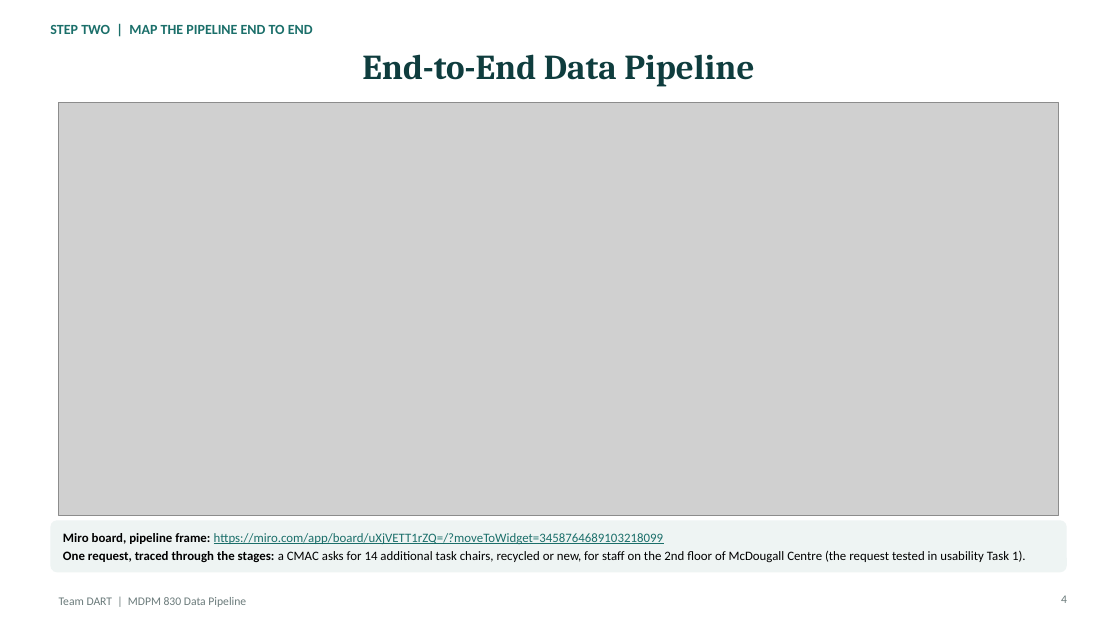
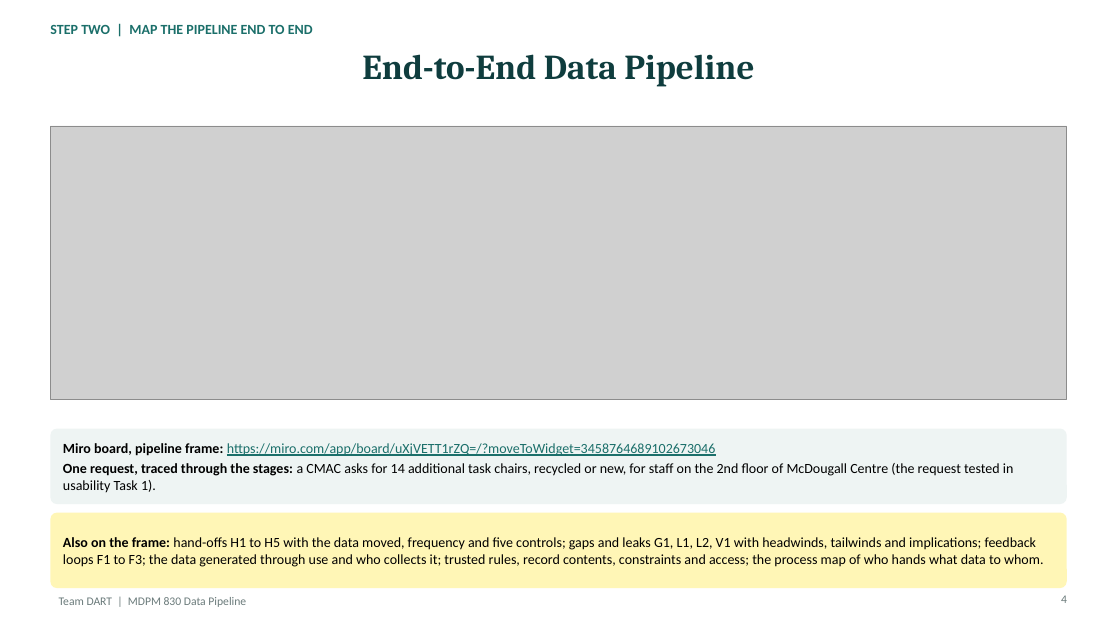
Before and after one commit to teminicrownpro-max/Adekunle-Adeniji, a slide deck: slide 1 of MDPM 830/Data Pipeline/Ade_Slides_4_and_5_Pipeline.pptx. Drawn at 1120x630 pixels with LibreOffice and Linux fonts; fonts in the diff are those of the drawing; grey boxes stand for pictures. Boxes give left, top, right and bottom in pixels: in the first picture for what was removed or moved away, otherwise in the second. Text is boxed around its words. In the diff, an @@ line names an element or a change of style, - is before the commit and + after.

```diff
--- a/MDPM 830/Data Pipeline/Ade_Slides_4_and_5_Pipeline.pptx
+++ b/MDPM 830/Data Pipeline/Ade_Slides_4_and_5_Pipeline.pptx
@@ picture: place and size @@
-picture at <box>59,103,1059,515</box>
+picture at <box>50,126,1067,399</box>
@@ rounded rectangle: place and size @@
-rounded rectangle at <box>50,520,1067,572</box>
+rounded rectangle at <box>50,429,1067,504</box>
@@ rounded rectangle at <box>50,429,1067,504</box>: proportions changed @@
@@ text at <box>63,443,716,456</box>: text changed; size 11 to 12 pt @@
-Miro board, pipeline frame: https://miro.com/app/board/uXjVETT1rZQ=/?moveToWidget=3458764689103218099
+Miro board, pipeline frame: https://miro.com/app/board/uXjVETT1rZQ=/?moveToWidget=3458764689102673046
@@ text "Miro board, pipeline frame: https://miro.com/app/board/uXjVE ...": place and size @@
-text "Miro board, pipeline frame: https://miro.com/app/board/uXjVE ..." at <box>63,533,1026,562</box>
+text "Miro board, pipeline frame: https://miro.com/app/board/uXjVE ..." at <box>63,443,1014,493</box>
@@ text at <box>63,463,1014,493</box>: size 11 to 12 pt in "One request, traced through the stages: a ..."; more space between paragraphs @@
@@ rounded rectangle added at <box>50,513,1067,588</box>, fill #FFF6B6 @@
@@ text added at <box>63,537,1043,567</box>, 12 pt, text #000000 @@
+Also on the frame: hand-offs H1 to H5 with the data moved, frequency and five controls; gaps and leaks G1, L1, L2, V1 with headwinds, tailwinds and implications; feedback loops F1 to F3; the data generated through use and who collects it; trusted rules, record contents, constraints and access; the process map of who hands what data to whom.
```
Also in this commit, not shown: 5 other files.
